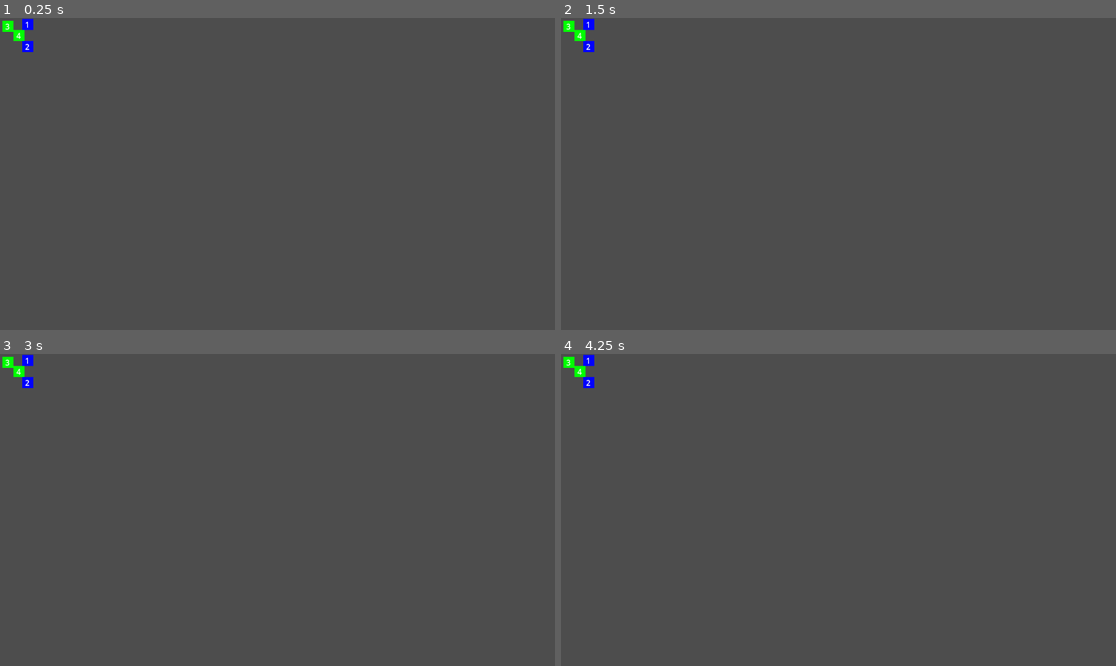
Above: before the commit, frames 1-4 (two rows, left to right).
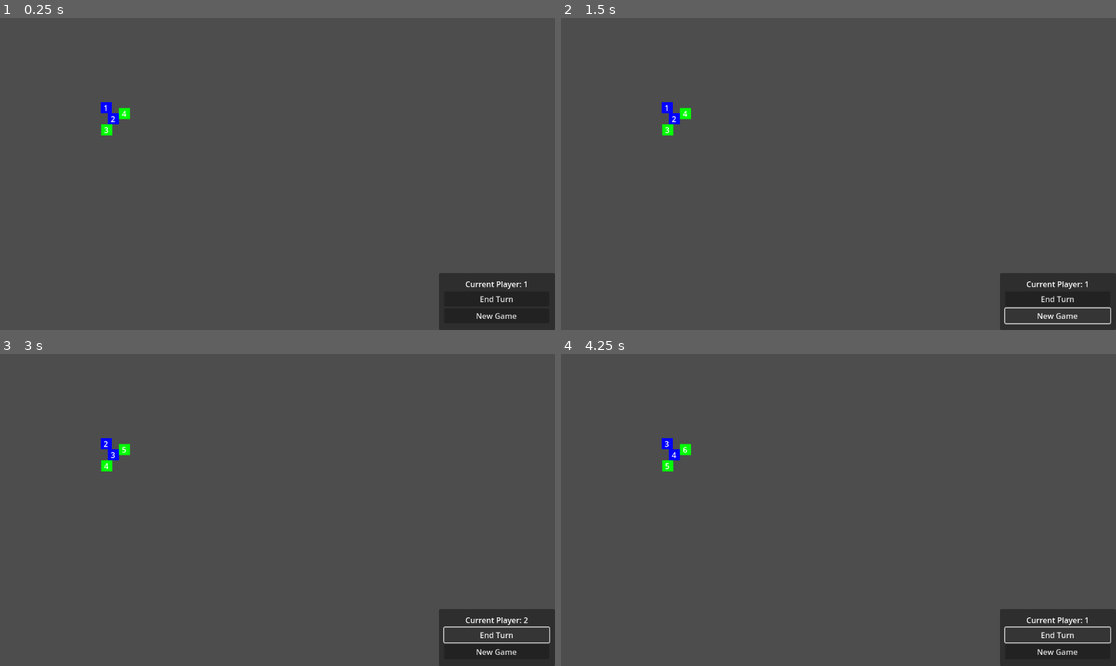
Above: after the commit, the same moments.

Repository: Justin307/CardGame
Game: Godot game, scene res://main.tscn
Two runs of this game, one before a commit and one after it. Both use one fixed random seed, a clock stepped at 60 frames per second and the inputs below.
Inputs (mouse positions are in pixels of both pictures, inside the frame that each line leads up to):
- Up to frame 1 (0.25 s): no input
- Up to frame 2 (1.5 s): click (1054, 298) at 0.5 s, where only the run after the commit has a clickable "End Turn"; click (1054, 314) at 1.25 s, where only the run after the commit has a clickable "New Game"
- Up to frame 3 (3 s): click (493, 650) at 2 s, where only the run after the commit has a clickable "New Game"; click (493, 634) at 2.75 s, where only the run after the commit has a clickable "End Turn"
- Up to frame 4 (4.25 s): click (1054, 634) at 3.5 s, where only the run after the commit has a clickable "End Turn"

The runs differ from the first frame. In frame 1, 4.3% of the frame differs, in the area x 0-100%, y 0-100%; in frame 2, 3.5%; in frame 3, 3.5%; in frame 4, 3.5%.

Commit message:
some progress, i don't know

Diff:
--- a/cardwars/game_manager.gd
+++ b/cardwars/game_manager.gd
@@ -6,6 +6,12 @@
 var target_territory_id := -1
 # List of territories
 var territories := {}
+# Current player (1 or 2)
+var current_player := 1
+# Reference to UI elements
+var current_player_label
+var win_dialog
+var win_label
 
 # When ready
 func _ready() -> void:
@@ -16,33 +22,51 @@
 		if child.scene_file_path == "res://territory.tscn":
 			territories[child.territory_id] = child
 
-# When terriroty is selected/clicked
-func on_territory_selected(territory_id):
+	# Get reference to UI elements
+	current_player_label = get_parent().get_node("UI/BottomPanel/VBoxContainer/CurrentPlayerLabel")
+	win_dialog = get_parent().get_node("UI/WinDialog")
+	win_label = get_parent().get_node("UI/WinDialog/WinLabel")
+	update_ui()
+
+# Handle input events (like Escape key)
+func _input(event):
+	if event is InputEventKey and event.pressed:
+		if event.keycode == KEY_ESCAPE:
+			print("Escape pressed - closing application")
+			get_tree().quit()
+
+# When territory is selected/clicked
+func _on_territory_selected(territory_id):
+	# Check if it's the current player's territory for source selection
 	if source_territory_id == -1:
+		if territories[territory_id].get_territory_owner() != current_player:
+			print("ERROR: Can only attack from your own territories!")
+			return
 		if territories[territory_id].get_card_count() <= 1:
-			print("Can't attack from territory  ", territory_id, ", not enought cards.")
+			print("ERROR: Can't attack from territory ", territory_id, ", not enough cards.")
 		else:
 			source_territory_id = territory_id
 			print("Source territory id set to ", territory_id, " (Owner: ", territories[source_territory_id].get_territory_owner(), ")")
 	elif source_territory_id == territory_id:
+		# Deselect source territory
 		source_territory_id = -1
+		print("Source territory deselected")
 	elif target_territory_id == -1:
 		print("Checking target territory ", territory_id, " (Owner: ", territories[territory_id].get_territory_owner(), ")")
-		# Check if the taret territory is from different player
+		# Check if the target territory is from different player
 		var source_owner = territories[source_territory_id].get_territory_owner()
 		var target_owner = territories[territory_id].get_territory_owner()
 		if source_owner == target_owner:
-			print("CHYBA: Nelze útočit na vlastní území! Source owner: ", source_owner, ", Target owner: ", target_owner)
+			print("ERROR: Cannot attack own territory! Source owner: ", source_owner, ", Target owner: ", target_owner)
 		elif source_owner == -1 or target_owner == -1:
-			print("CHYBA: Jedno z území nemá vlastníka!")
+			print("ERROR: One of the territories has no owner!")
 		else:
 			target_territory_id = territory_id
-			print("ÚSPĚCH: Útok ze území hráče ", source_owner, " na území hráče ", target_owner)
+			print("SUCCESS: Attack from player ", source_owner, " territory to player ", target_owner, " territory")
 			print("Target territory id set to ", territory_id)
 			fight()
-			reset_selection()
 	print("Current source - ", source_territory_id)
-	print("Current terget - ", target_territory_id)
+	print("Current target - ", target_territory_id)
 
 # Reset saved territory ids
 func reset_selection():
@@ -76,24 +100,64 @@
 		target_total_value += card.value
 
 	# Print cards and values
-	print("Útočník (hráč ", territories[source_territory_id].get_territory_owner(), ") karty:")
+	print("Attacker (player ", territories[source_territory_id].get_territory_owner(), ") cards:")
 	for card in source_cards:
 		print("  ", card.value, card.suit)
-	print("  Celková hodnota: ", source_total_value)
-
-	print("Obránce (hráč ", territories[target_territory_id].get_territory_owner(), ") karty:")
+	print("  Total value: ", source_total_value)
+
+	print("Defender (player ", territories[target_territory_id].get_territory_owner(), ") cards:")
 	for card in target_cards:
 		print("  ", card.value, card.suit)
-	print("  Celková hodnota: ", target_total_value)
-
-	if source_total_value == target_total_value:
-		territories[source_territory_id].set_card_count(1)
-	elif source_total_value > target_total_value:
+	print("  Total value: ", target_total_value)
+
+	# Determine winner based on game rules
+	var attacker_wins = false
+
+	if source_total_value > target_total_value:
+		attacker_wins = true
+		print("RESULT: Attacker wins with higher total value!")
+	elif source_total_value < target_total_value:
+		attacker_wins = false
+		print("RESULT: Defender wins with higher total value!")
+	else:
+		# Tie - check for same suit bonus (all cards same color)
+		var source_all_same_suit = check_all_same_suit(source_cards)
+		var target_all_same_suit = check_all_same_suit(target_cards)
+
+		if source_all_same_suit and not target_all_same_suit:
+			attacker_wins = true
+			print("RESULT: Tie broken - Attacker wins with all same suit!")
+		elif target_all_same_suit and not source_all_same_suit:
+			attacker_wins = false
+			print("RESULT: Tie broken - Defender wins with all same suit!")
+		else:
+			attacker_wins = false
+			print("RESULT: Tie - Defender wins by default!")
+
+	# Apply battle results
+	if attacker_wins:
+		# Attacker wins - takes over the territory
 		territories[target_territory_id].set_card_count(territories[source_territory_id].get_card_count() - 1)
 		territories[target_territory_id].set_territory_owner(territories[source_territory_id].get_territory_owner())
 		territories[source_territory_id].set_card_count(1)
+		print("Territory ", target_territory_id, " conquered!")
 	else:
+		# Defender wins - attacker loses cards
 		territories[source_territory_id].set_card_count(1)
+		print("Attack failed - attacker loses cards!")
+
+	reset_selection()
+
+# Check if all cards have the same suit
+func check_all_same_suit(cards: Array) -> bool:
+	if cards.size() <= 1:
+		return true
+
+	var first_suit = cards[0].suit
+	for card in cards:
+		if card.suit != first_suit:
+			return false
+	return true
 
 func generate_card():
 	# Card values: 2-10, J=11, Q=12, K=13, A=14
@@ -110,3 +174,90 @@
 		"value": random_value,
 		"suit": random_suit
 	}
+
+# Update UI elements
+func update_ui():
+	if current_player_label:
+		current_player_label.text = "Current Player: " + str(current_player)
+
+# End turn button pressed
+func _on_end_turn_pressed():
+	print("End turn pressed by player ", current_player)
+
+	# Add cards to all territories at end of turn
+	for territory in territories.values():
+		if territory.get_card_count() < 6:  # Max 6 cards per territory
+			territory.set_card_count(territory.get_card_count() + 1)
+
+	# Switch to next player
+	current_player = 3 - current_player  # Switches between 1 and 2
+	print("Switched to player ", current_player)
+
+	# Reset selection
+	reset_selection()
+	update_ui()
+
+	# Check for win condition
+	check_win_condition()
+
+# Reset game button pressed
+func _on_reset_pressed():
+	print("Reset game pressed")
+	reset_game()
+
+# Reset the entire game to initial state
+func reset_game():
+	# Reset player
+	current_player = 1
+
+	# Reset territories to initial state (from main.gd)
+	territories[1].set_territory_owner(1)
+	territories[1].set_card_count(2)
+	territories[2].set_territory_owner(1)
+	territories[2].set_card_count(1)
+	territories[3].set_territory_owner(2)
+	territories[3].set_card_count(4)
+	territories[4].set_territory_owner(2)
+	territories[4].set_card_count(3)
+
+	# Reset selection
+	reset_selection()
+	update_ui()
+
+	print("Game reset to initial state")
+
+# Check if someone won the game
+func check_win_condition():
+	var player_id = -1
+
+	for territory in territories.values():
+		var territory_owner = territory.get_territory_owner()
+		if player_id == -1:
+			player_id = territory_owner
+		elif player_id != territory_owner:
+			# If we find a territory owned by a different player, we can stop
+			return
+	print("GAME OVER: Player ", player_id, " wins!")
+	show_win_dialog(player_id)
+
+# Show win dialog (placeholder for now)
+func show_win_dialog(winner_player: int):
+	print("Player ", winner_player, " has won the game!")
+
+	# Update win dialog text
+	win_label.text = "Player " + str(winner_player) + " Wins!"
+
+	# Show the dialog
+	win_dialog.popup_centered()
+
+# Play again button pressed
+func _on_play_again_pressed():
+	print("Play again pressed")
+	win_dialog.hide()
+	reset_game()
+
+# Close button pressed
+func _on_close_pressed():
+	print("Close pressed")
+	win_dialog.hide()
+	get_tree().quit()
--- a/cardwars/main.tscn
+++ b/cardwars/main.tscn
@@ -10,31 +10,96 @@
 [node name="Map" type="Node2D" parent="."]
 
 [node name="Territory1" parent="Map" instance=ExtResource("1_ig7tw")]
-position = Vector2(46, 48)
+position = Vector2(224, 198)
 territory_id = 1
 
 [node name="Territory2" parent="Map" instance=ExtResource("1_ig7tw")]
-position = Vector2(46, 2)
+position = Vector2(209, 175)
 territory_id = 2
 
 [node name="Territory3" parent="Map" instance=ExtResource("1_ig7tw")]
-position = Vector2(28, 25)
+position = Vector2(247, 187)
 territory_id = 3
 
 [node name="Territory4" parent="Map" instance=ExtResource("1_ig7tw")]
-position = Vector2(5, 6)
+position = Vector2(210, 221)
 territory_id = 4
 
 [node name="UI" type="Control" parent="."]
 layout_mode = 3
-anchors_preset = 0
-offset_right = 15.0
-offset_bottom = 14.0
+anchors_preset = 15
+anchor_right = 1.0
+anchor_bottom = 1.0
+grow_horizontal = 2
+grow_vertical = 2
+
+[node name="BottomPanel" type="Panel" parent="UI"]
+layout_mode = 1
+anchors_preset = 12
+anchor_top = 1.0
+anchor_right = 1.0
+anchor_bottom = 1.0
+offset_left = 911.0
+offset_top = 530.0
+offset_right = 1152.0
+offset_bottom = 648.0
+grow_horizontal = 2
+grow_vertical = 0
+
+[node name="VBoxContainer" type="VBoxContainer" parent="UI/BottomPanel"]
+layout_mode = 1
+anchors_preset = 15
+anchor_right = 1.0
+anchor_bottom = 1.0
+offset_left = 11.0
+offset_top = 9.0
+offset_right = -12.0
+offset_bottom = -11.0
+grow_horizontal = 2
+grow_vertical = 2
+alignment = 1
+
+[node name="CurrentPlayerLabel" type="Label" parent="UI/BottomPanel/VBoxContainer"]
+layout_mode = 2
+text = "Current Player: 1"
+horizontal_alignment = 1
+vertical_alignment = 1
+
+[node name="EndTurnButton" type="Button" parent="UI/BottomPanel/VBoxContainer"]
+layout_mode = 2
+text = "End Turn"
+
+[node name="ResetButton" type="Button" parent="UI/BottomPanel/VBoxContainer"]
+layout_mode = 2
+text = "New Game"
+
+[node name="WinDialog" type="ConfirmationDialog" parent="UI"]
+title = "Game Over!"
+initial_position = 1
+size = Vector2i(300, 150)
+ok_button_text = "Play Again"
+cancel_button_text = "Close"
+
+[node name="WinLabel" type="Label" parent="UI/WinDialog"]
+anchors_preset = 15
+anchor_right = 1.0
+anchor_bottom = 1.0
+offset_left = 8.0
+offset_top = 8.0
+offset_right = -8.0
+offset_bottom = -49.0
+text = "Player X Wins!"
+horizontal_alignment = 1
+vertical_alignment = 1
 
 [node name="GameManager" type="Node" parent="."]
 script = ExtResource("3_h2yge")
 
-[connection signal="territory_selected" from="Map/Territory1" to="GameManager" method="on_territory_selected"]
-[connection signal="territory_selected" from="Map/Territory2" to="GameManager" method="on_territory_selected"]
-[connection signal="territory_selected" from="Map/Territory3" to="GameManager" method="on_territory_selected"]
-[connection signal="territory_selected" from="Map/Territory4" to="GameManager" method="on_territory_selected"]
+[connection signal="territory_selected" from="Map/Territory1" to="GameManager" method="_on_territory_selected"]
+[connection signal="territory_selected" from="Map/Territory2" to="GameManager" method="_on_territory_selected"]
+[connection signal="territory_selected" from="Map/Territory3" to="GameManager" method="_on_territory_selected"]
+[connection signal="territory_selected" from="Map/Territory4" to="GameManager" method="_on_territory_selected"]
+[connection signal="pressed" from="UI/BottomPanel/VBoxContainer/EndTurnButton" to="GameManager" method="_on_end_turn_pressed"]
+[connection signal="pressed" from="UI/BottomPanel/VBoxContainer/ResetButton" to="GameManager" method="_on_reset_pressed"]
+[connection signal="canceled" from="UI/WinDialog" to="GameManager" method="_on_close_pressed"]
+[connection signal="confirmed" from="UI/WinDialog" to="GameManager" method="_on_play_again_pressed"]
--- a/cardwars/territory.gd
+++ b/cardwars/territory.gd
@@ -14,7 +14,7 @@
 	3: Color(1, 1, 0)    # Žlutá
 }
 
-# Signal when terriroty is selected/clicked
+# Signal when territory is selected/clicked
 signal territory_selected(territory_id: int)
 
 # Set owner of territory
@@ -39,12 +39,12 @@
 	return cards
 
 func _ready() -> void:
-	# Připojení k input_event signálu Area2D
+	# Connect to input_event signal of Area2D
 	connect("input_event", Callable(self, "_on_input_event"))
 
 # When mouse clicked
 func _on_input_event(_viewport, event, _shape_idx) -> void:
 	if event is InputEventMouseButton and event.pressed:
-		print("Kliknuto na území ID:", territory_id, " | hráč:", owner_id, " | karty:", cards)
-		# Emituje signál pro ostatní části hry
+		print("Clicked on territory ID:", territory_id, " | player:", owner_id, " | cards:", cards)
+		# Emit signal for other parts of the game
 		territory_selected.emit(territory_id)
